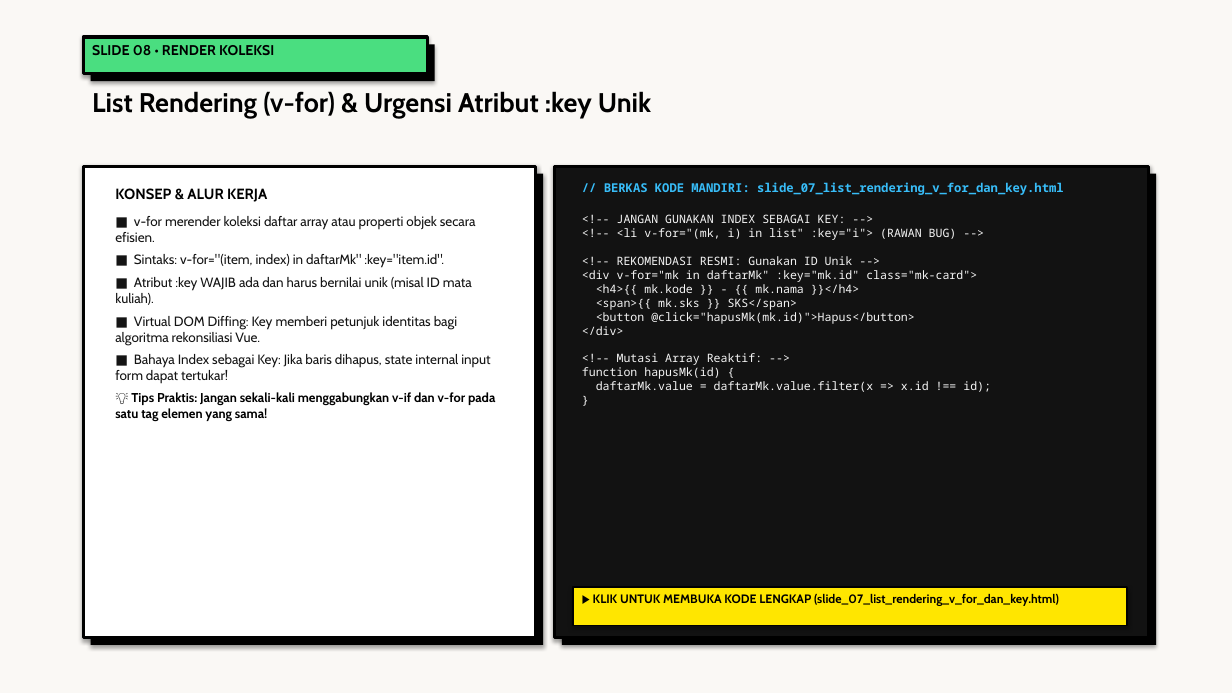
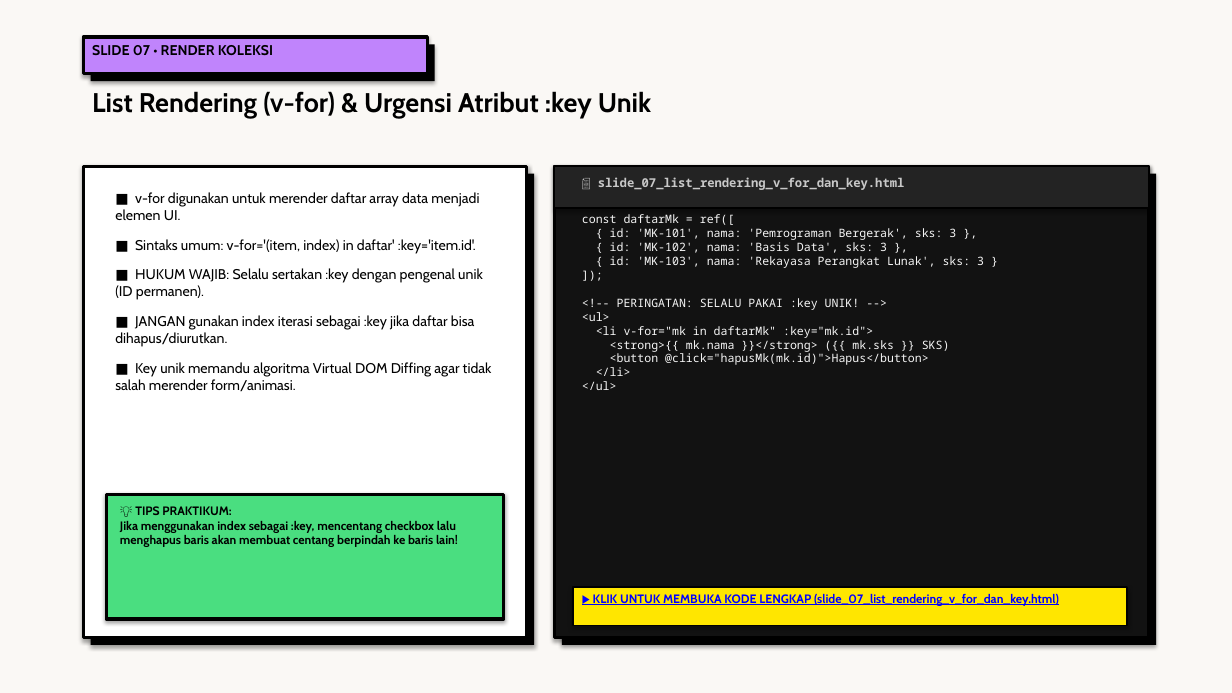
Before and after one commit to antonprafanto/tuweb_mobile2025, a slide deck: slide 7 of slide_presentasi/SESI_02_Frontend_Modern_Vue.pptx (slide 8 before the commit). Drawn at 1232x693 pixels with LibreOffice and Linux fonts; fonts in the diff are those of the drawing. Boxes give left, top, right and bottom in pixels: in the first picture for what was removed or moved away, otherwise in the second. Text is boxed around its words. In the diff, an @@ line names an element or a change of style, - is before the commit and + after.

Commit message:
feat(sesi-02): audit tuntas 18 file html ramah awam diagram svg pptx neobrutalism dan naskah mermaid

```diff
--- a/slide_presentasi/SESI_02_Frontend_Modern_Vue.pptx
+++ b/slide_presentasi/SESI_02_Frontend_Modern_Vue.pptx
@@ rectangle at bbox=[83, 37, 428, 74]: fill #4ADE80 to #C084FC @@
@@ text at bbox=[92, 45, 273, 56]: text changed @@
-SLIDE 08 • RENDER KOLEKSI
+SLIDE 07 • RENDER KOLEKSI
@@ rectangle: place and size @@
-rectangle at bbox=[83, 166, 536, 638]
+rectangle at bbox=[83, 166, 527, 638]
@@ rectangle: place and size @@
-rectangle at bbox=[91, 174, 543, 645]
+rectangle at bbox=[91, 174, 534, 645]
@@ rectangle added at bbox=[555, 166, 1149, 208], fill #232323, outline #000000 1.5 pt @@
@@ text at bbox=[598, 177, 905, 190]: text changed; text colour #38BDF8 to #C8C8C8 @@
-// BERKAS KODE MANDIRI: slide_07_list_rendering_v_for_dan_key.html
+📄 slide_07_list_rendering_v_for_dan_key.html
@@ text at bbox=[115, 192, 492, 391]: text changed; size 10.5 to 11 pt; text colour #141414 to #000000 @@
-KONSEP & ALUR KERJA
-■ v-for merender koleksi daftar array atau properti objek secara efisien.
-■ Sintaks: v-for="(item, index) in daftarMk" :key="item.id".
-■ Atribut :key WAJIB ada dan harus bernilai unik (misal ID mata kuliah).
-■ Virtual DOM Diffing: Key memberi petunjuk identitas bagi algoritma rekonsiliasi Vue.
-■ Bahaya Index sebagai Key: Jika baris dihapus, state internal input form dapat tertukar!
-💡 Tips Praktis: Jangan sekali-kali menggabungkan v-if dan v-for pada satu tag elemen yang sama!
+■ v-for digunakan untuk merender daftar array data menjadi elemen UI.
+■ Sintaks umum: v-for='(item, index) in daftar' :key='item.id'.
+■ HUKUM WAJIB: Selalu sertakan :key dengan pengenal unik (ID permanen).
+■ JANGAN gunakan index iterasi sebagai :key jika daftar bisa dihapus/diurutkan.
+■ Key unik memandu algoritma Virtual DOM Diffing agar tidak salah merender form/animasi.
@@ text at bbox=[582, 214, 984, 352]: text changed @@
-<!-- JANGAN GUNAKAN INDEX SEBAGAI KEY: -->
-<!-- <li v-for="(mk, i) in list" :key="i"> (RAWAN BUG) -->
-<!-- REKOMENDASI RESMI: Gunakan ID Unik -->
-<div v-for="mk in daftarMk" :key="mk.id" class="mk-card">
-<h4>{{ mk.kode }} - {{ mk.nama }}</h4>
-<span>{{ mk.sks }} SKS</span>
+const daftarMk = ref([
+{ id: 'MK-101', nama: 'Pemrograman Bergerak', sks: 3 },
+{ id: 'MK-102', nama: 'Basis Data', sks: 3 },
+{ id: 'MK-103', nama: 'Rekayasa Perangkat Lunak', sks: 3 }
+]);
+<!-- PERINGATAN: SELALU PAKAI :key UNIK! -->
+<ul>
+<li v-for="mk in daftarMk" :key="mk.id">
+<strong>{{ mk.nama }}</strong> ({{ mk.sks }} SKS)
@@ text at bbox=[582, 367, 631, 390]: text changed @@
-</div>
-<!-- Mutasi Array Reaktif: -->
-function hapusMk(id) {
-daftarMk.value = daftarMk.value.filter(x => x.id !== id);
-}
+</li>
+</ul>
@@ rectangle added at bbox=[106, 494, 504, 619], fill #4ADE80, outline #000000 2.5 pt @@
@@ text added at bbox=[120, 506, 458, 547], 9.5 pt, text #000000, bold @@
+💡 TIPS PRAKTIKUM:
+Jika menggunakan index sebagai :key, mencentang checkbox lalu menghapus baris akan membuat centang berpindah ke baris lain!
@@ text "▶ KLIK UNTUK MEMBUKA KODE ..." at bbox=[593, 594, 1059, 606]: text colour #000000 to #0000FF, underline on @@
```
Also in this commit, not shown: 15 other slides changed, 2 slides added, 2 slides removed, 21 other files.
